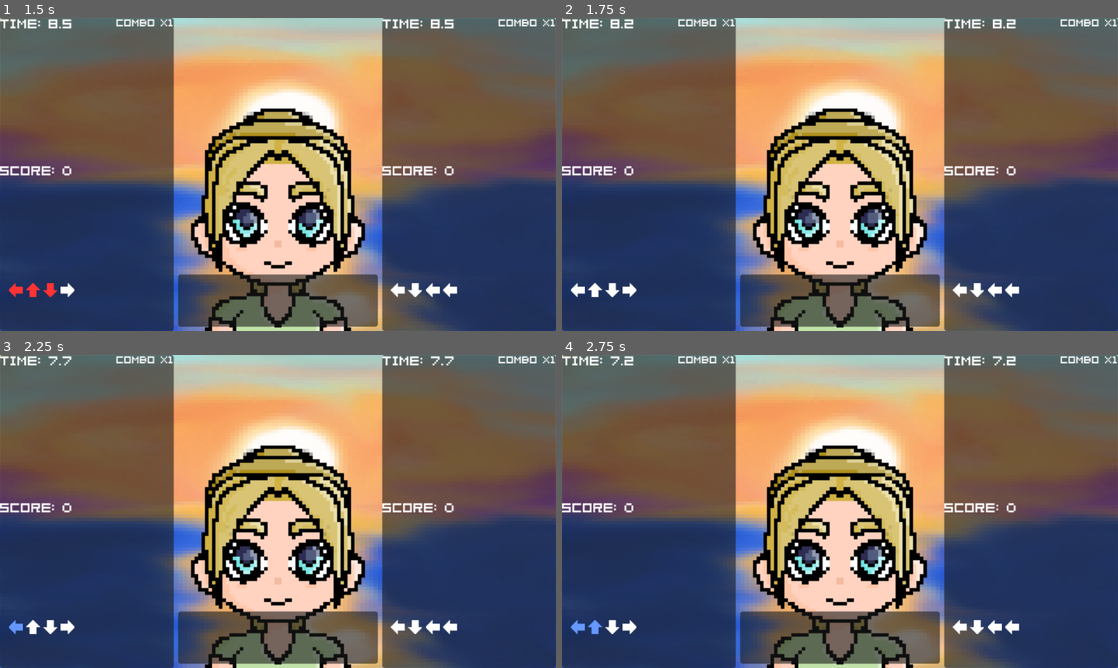
Above: before the commit, frames 1-4 (two rows, left to right).
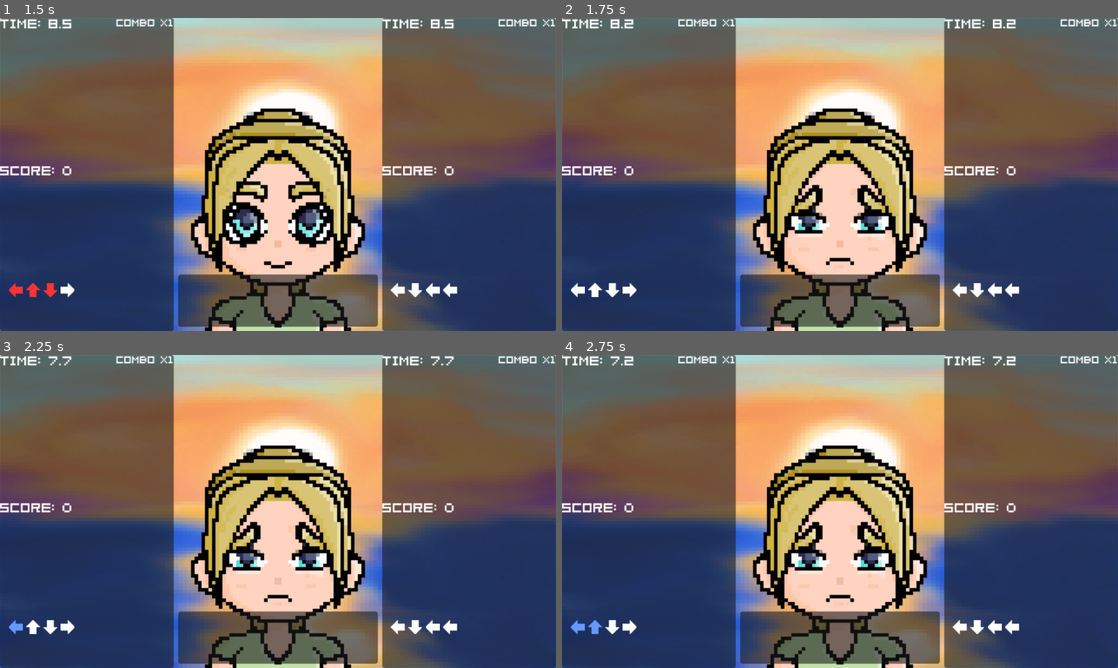
Above: after the commit, the same moments.

Repository: EmpexOri/DoubleDateJerma
Game: Godot game, scene res://Scenes/Main.tscn
Two runs of this game, one before a commit and one after it. Both use one fixed random seed, a clock stepped at 60 frames per second and the inputs below. This scene is started directly instead of the project's main scene.
Inputs:
- Up to frame 1 (1.5 s): tap S (PlayerDPad_A) at 0.6 s; tap D (PlayerDPad_B) at 0.8, 1.35 s
- Up to frame 2 (1.75 s): tap A (PlayerDPad_X) at 1.55 s
- Up to frame 3 (2.25 s): tap A (PlayerDPad_X) at 2.1 s
- Up to frame 4 (2.75 s): tap W (PlayerDPad_Y) at 2.3 s

Frame 1 is identical in both runs. In frame 2, 2.2% of the frame differs, in the area x 39-61%, y 52-81%; in frame 3, 2.2%; in frame 4, 2.2%.

Commit message:
Mmm build 1

Diff:
--- a/Scenes/Main.tscn
+++ b/Scenes/Main.tscn
@@ -2,7 +2,7 @@
 
 [ext_resource type="Texture2D" uid="uid://c0kgmiydslua7" path="res://Art/Character/wp_sunset.png" id="1_idj7w"]
 [ext_resource type="Texture2D" uid="uid://vagnyei7uiaw" path="res://Art/Character/Katlyn-Base.png" id="1_r150o"]
-[ext_resource type="Texture2D" uid="uid://d3ly8p6pqcmn5" path="res://Art/Character/Vivianna1.png" id="3_bmxlf"]
+[ext_resource type="Texture2D" uid="uid://d3ly8p6pqcmn5" path="res://Art/Character/Vivianna/Vivianna.png" id="3_bmxlf"]
 [ext_resource type="Script" uid="uid://ci5tfov1n0otd" path="res://Scripts/GameManager.gd" id="3_kln2b"]
 [ext_resource type="FontFile" uid="uid://82qj0rpumxrm" path="res://Art/04B_08__.TTF" id="4_rgh2o"]
 [ext_resource type="AudioStream" uid="uid://wkjk6mi4dxqs" path="res://SFX/FX/correct_player2.wav" id="5_jw32o"]
@@ -23,14 +23,14 @@
 position = Vector2(320, 232)
 texture = ExtResource("1_r150o")
 
-[node name="Vivianna1" type="Sprite2D" parent="."]
+[node name="GameManager" type="Node2D" parent="."]
+script = ExtResource("3_kln2b")
+
+[node name="CanvasLayer" type="CanvasLayer" parent="GameManager"]
+
+[node name="Vivianna" type="Sprite2D" parent="GameManager/CanvasLayer"]
 position = Vector2(320, 232)
 texture = ExtResource("3_bmxlf")
-
-[node name="GameManager" type="Node2D" parent="."]
-script = ExtResource("3_kln2b")
-
-[node name="CanvasLayer" type="CanvasLayer" parent="GameManager"]
 
 [node name="Player2UI" type="Panel" parent="GameManager/CanvasLayer"]
 offset_left = 440.0
--- a/Scenes/MainMenu.tscn
+++ b/Scenes/MainMenu.tscn
@@ -122,6 +122,6 @@
 parameters/looping = true
 
 [connection signal="pressed" from="Control/CanvasLayer/StartButton" to="Control" method="_on_start_button_pressed"]
-[connection signal="pressed" from="Control/CanvasLayer/StartButton2" to="Control" method="_on_start_button_pressed"]
-[connection signal="pressed" from="Control/CanvasLayer/StartButton3" to="Control" method="_on_start_button_pressed"]
-[connection signal="pressed" from="Control/CanvasLayer/StartButton4" to="Control" method="_on_start_button_pressed"]
+[connection signal="pressed" from="Control/CanvasLayer/StartButton2" to="Control" method="_on_tutorial_button_pressed"]
+[connection signal="pressed" from="Control/CanvasLayer/StartButton3" to="Control" method="_on_credits_button_pressed"]
+[connection signal="pressed" from="Control/CanvasLayer/StartButton4" to="Control" method="_on_exit_button_pressed"]
--- a/Scripts/GameManager.gd
+++ b/Scripts/GameManager.gd
@@ -60,7 +60,23 @@
 	"res://SFX/FX/VoiceLines/youre_on_fire.wav",
 ]
 
+var ViviannaPositiveSprites = [
+	"res://Art/Character/Vivianna/Vivianna.png",
+	"res://Art/Character/Vivianna/ViviannaHappy.png",
+	"res://Art/Character/Vivianna/ViviannaLove.png",
+	"res://Art/Character/Vivianna/ViviannaWink.png"
+]
+
+var ViviannaNegativeSprites = [
+	"res://Art/Character/Vivianna/Negatives/VivAnger.png",
+	"res://Art/Character/Vivianna/Negatives/VivBored.png",
+	"res://Art/Character/Vivianna/Negatives/VivSick.png",
+	"res://Art/Character/Vivianna/Negatives/VivTears.png",
+	"res://Art/Character/Vivianna/Negatives/VivUpset.png",
+]
+
 @onready var announcer_player = $AnnouncerPlayer
+@onready var vivianna_sprite = $CanvasLayer/Vivianna
 
 @onready var player1_ui = $CanvasLayer/Player1UI
 @onready var player2_ui = $CanvasLayer/Player2UI
@@ -228,6 +244,7 @@
 			generate_new_sequence(SEQUENCE_LENGTH + extra_length, player)
 
 			play_sound(player, "correct")
+			update_vivianna_sprite(true)
 			update_middle_text_and_voice_line()
 		else:
 			# Wrong sequence resets combo
@@ -235,7 +252,7 @@
 			combo_multipliers[player] = 1
 
 			play_sound(player, "wrong")
-
+			update_vivianna_sprite(false)
 		player_inputs[player].clear()
 		update_ui()
 
@@ -329,6 +346,14 @@
 	announcer_player.stream = voice_stream
 	announcer_player.play()
 
+func update_vivianna_sprite(success: bool):
+	var sprite_list = ViviannaPositiveSprites if success else ViviannaNegativeSprites
+	var random_index = randi() % sprite_list.size()
+	var sprite_path = sprite_list[random_index]
+
+	var sprite_texture = load(sprite_path)
+	vivianna_sprite.texture = sprite_texture
+
 func round_decimal(value: float, places: int = 1) -> float:
 	var factor = pow(10, places)
 	return round(value * factor) / factor
--- a/Scripts/MainMenu.gd
+++ b/Scripts/MainMenu.gd
@@ -23,5 +23,18 @@
 	else:
 		player_2_score_label.text = ""
 
+# Start button handler
 func _on_start_button_pressed() -> void:
 	get_tree().change_scene_to_file("res://Scenes/Intermission.tscn")
+
+# Tutorial button handler
+func _on_tutorial_button_pressed() -> void:
+	get_tree().change_scene_to_file("res://Scenes/Tutorial.tscn")
+
+# Credits button handler
+func _on_credits_button_pressed() -> void:
+	get_tree().change_scene_to_file("res://Scenes/Credits.tscn")
+
+# Exit button handler
+func _on_exit_button_pressed() -> void:
+	get_tree().quit()
--- a/project.godot
+++ b/project.godot
@@ -11,7 +11,7 @@
 [application]
 
 config/name="DoubleDateJerma"
-run/main_scene="uid://c23g57q8jgjsd"
+run/main_scene="uid://dujma8llobgjr"
 config/features=PackedStringArray("4.4", "Forward Plus")
 config/icon="res://icon.svg"
 
Binary file added: Art/Character/Vivianna/Negatives/VivAnger.png
Not shown, added: Art/Character/Vivianna/Negatives/VivAnger.png.import
Binary file added: Art/Character/Vivianna/Negatives/VivBored.png
Not shown, added: Art/Character/Vivianna/Negatives/VivBored.png.import
Binary file added: Art/Character/Vivianna/Negatives/VivSick.png
Not shown, added: Art/Character/Vivianna/Negatives/VivSick.png.import
Binary file added: Art/Character/Vivianna/Negatives/VivTears.png
Not shown, added: Art/Character/Vivianna/Negatives/VivTears.png.import
Binary file added: Art/Character/Vivianna/Negatives/VivUpset.png
Not shown, added: Art/Character/Vivianna/Negatives/VivUpset.png.import
Renamed: Art/Character/Vivianna1.png -> Art/Character/Vivianna/Vivianna.png
Not shown, added: Art/Character/Vivianna/Vivianna.png.import
(and 6 more such lines)
